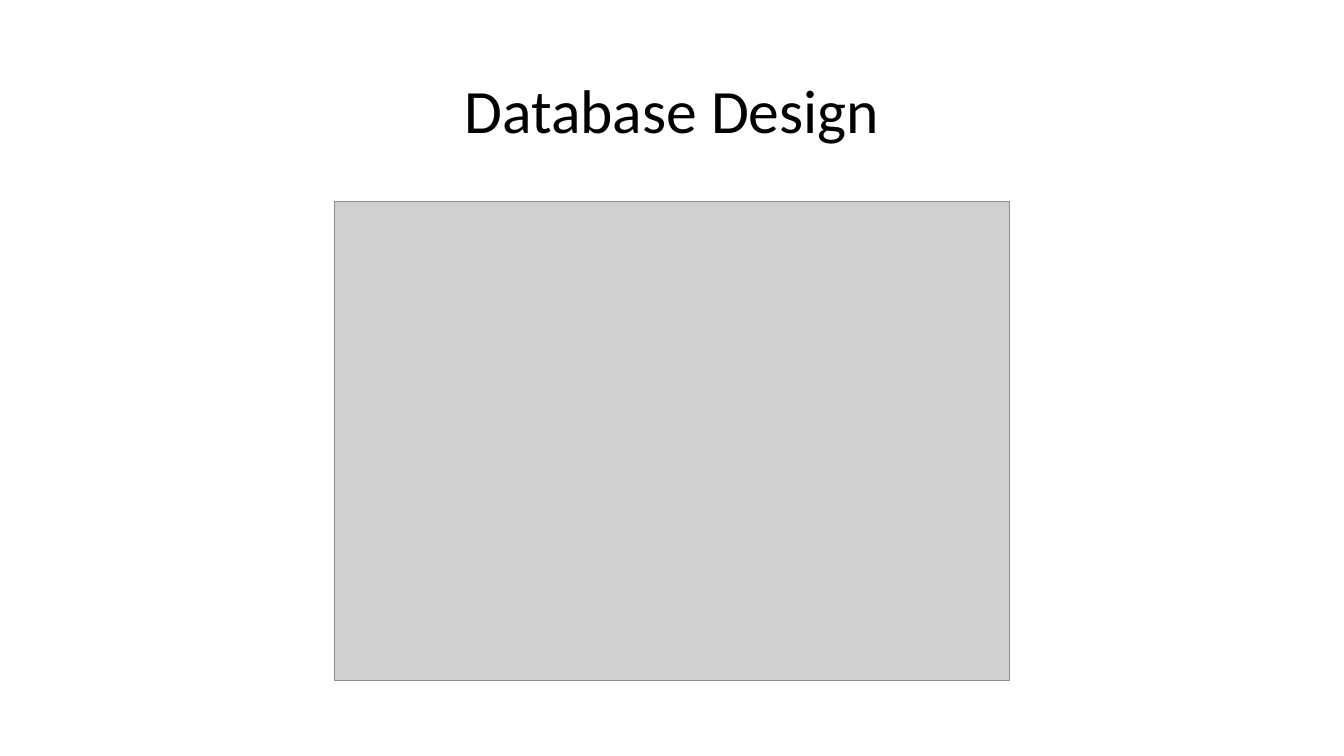
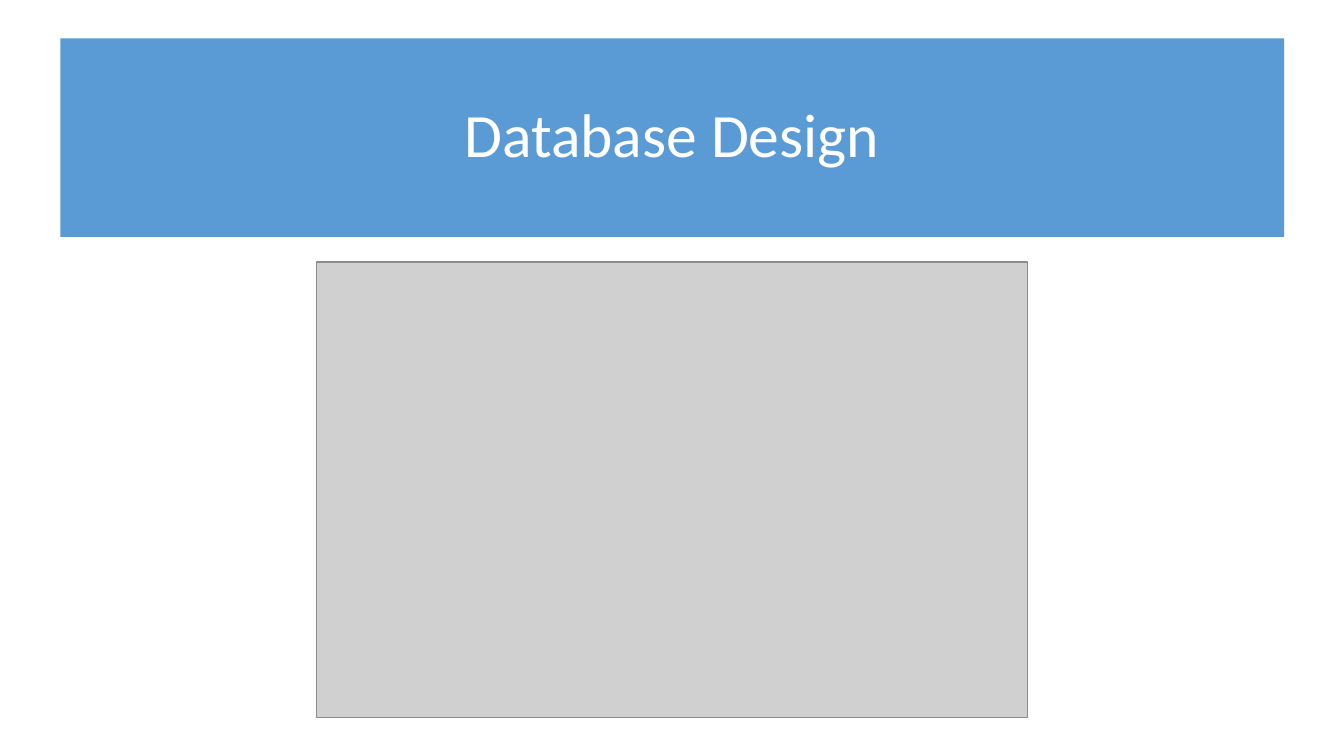
Before and after one commit to riccardopaltrinieri/Quotations-Web-App, a slide deck: slide 3 of Gestione Preventivi.pptx. Drawn at 1344x756 pixels with LibreOffice and Linux fonts; fonts in the diff are those of the drawing; grey boxes stand for pictures. Boxes give left, top, right and bottom in pixels: in the first picture for what was removed or moved away, otherwise in the second. Text is boxed around its words. In the diff, an @@ line names an element or a change of style, - is before the commit and + after.

```diff
--- a/Gestione Preventivi.pptx
+++ b/Gestione Preventivi.pptx
@@ rectangle added at box(60, 38, 1285, 237), fill #5B9BD5 @@
@@ title "Database Design": place and size @@
-title "Database Design" at box(464, 90, 879, 144)
+title "Database Design" at box(464, 114, 879, 168)
@@ title "Database Design" at box(464, 114, 879, 168): text colour #000000 to #FFFFFF @@
@@ picture: place and size @@
-picture at box(334, 202, 1009, 682)
+picture at box(317, 262, 1028, 718)
```
Also in this commit, not shown: 3 other slides changed, 8 slides added, 16 other files.
